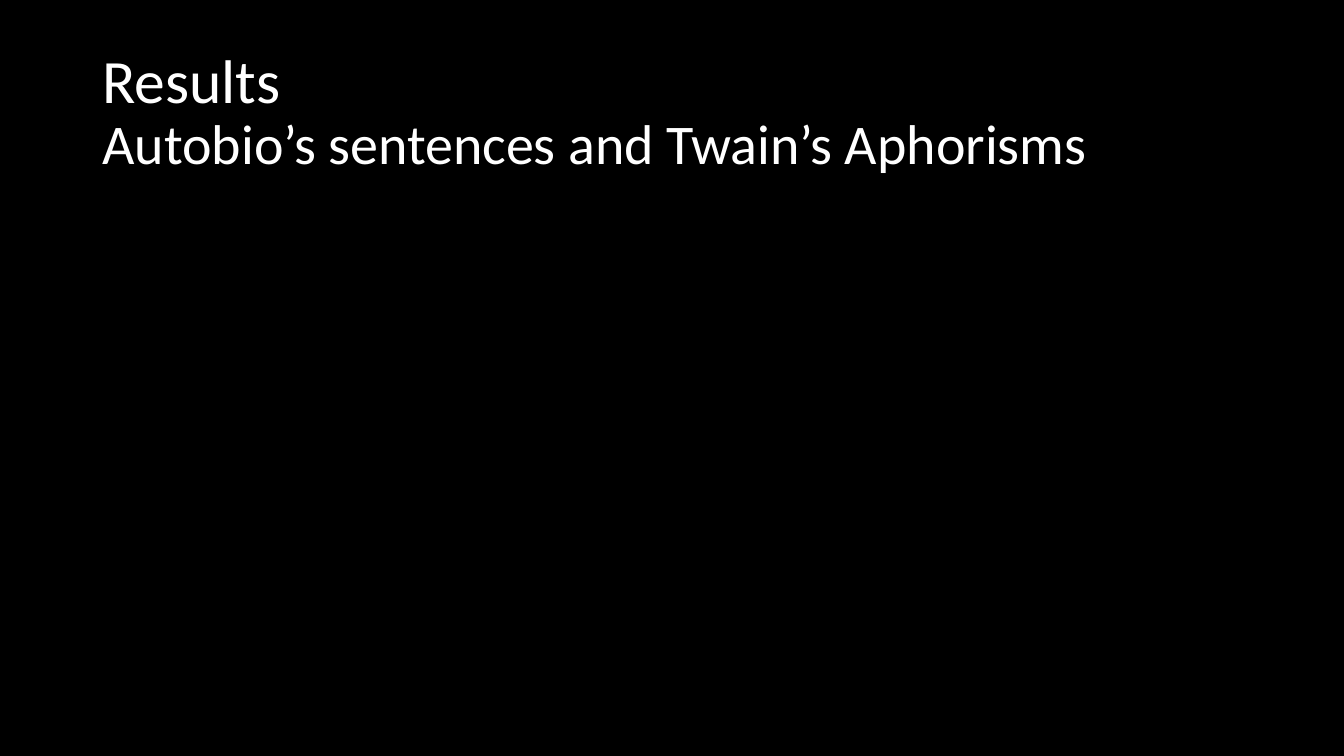
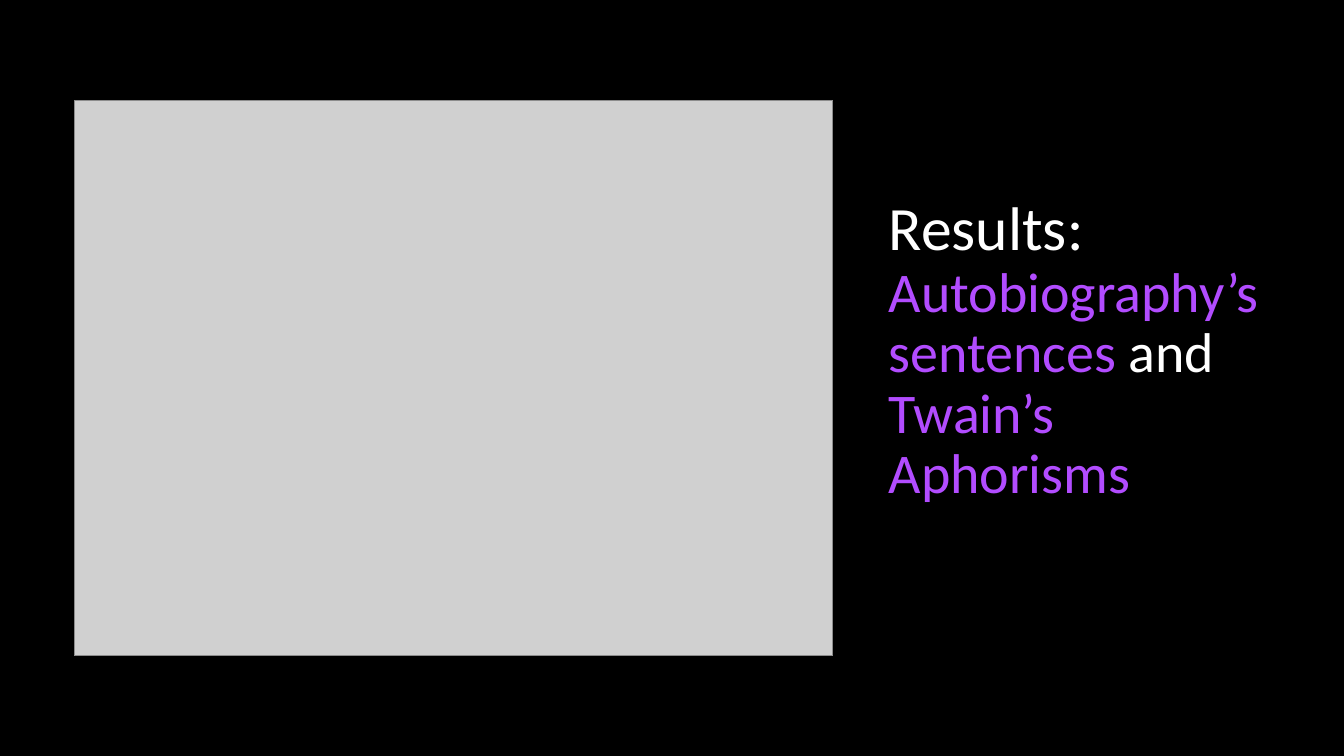
Before and after one commit to jarmoza/twain_autobio_modelquality, a slide deck: slide 6 of nyudh_summerfellowship_jonathan_armoza.pptx. Drawn at 1344x756 pixels with LibreOffice and Linux fonts; fonts in the diff are those of the drawing; grey boxes stand for pictures. Boxes give left, top, right and bottom in pixels: in the first picture for what was removed or moved away, otherwise in the second. Text is boxed around its words. In the diff, an @@ line names an element or a change of style, - is before the commit and + after.

```diff
--- a/nyudh_summerfellowship_jonathan_armoza.pptx
+++ b/nyudh_summerfellowship_jonathan_armoza.pptx
@@ picture added at [74,100,833,656] @@
@@ title at [889,207,1259,502]: text changed; text colour #FFFFFF to #B24CFF @@
-Results
-Autobio’s sentences and Twain’s Aphorisms
+Results:
+Autobiography’s sentences and Twain’s Aphorisms
```
Also in this commit, not shown: 4 other slides changed, 2 slides added, 1 slide removed.
